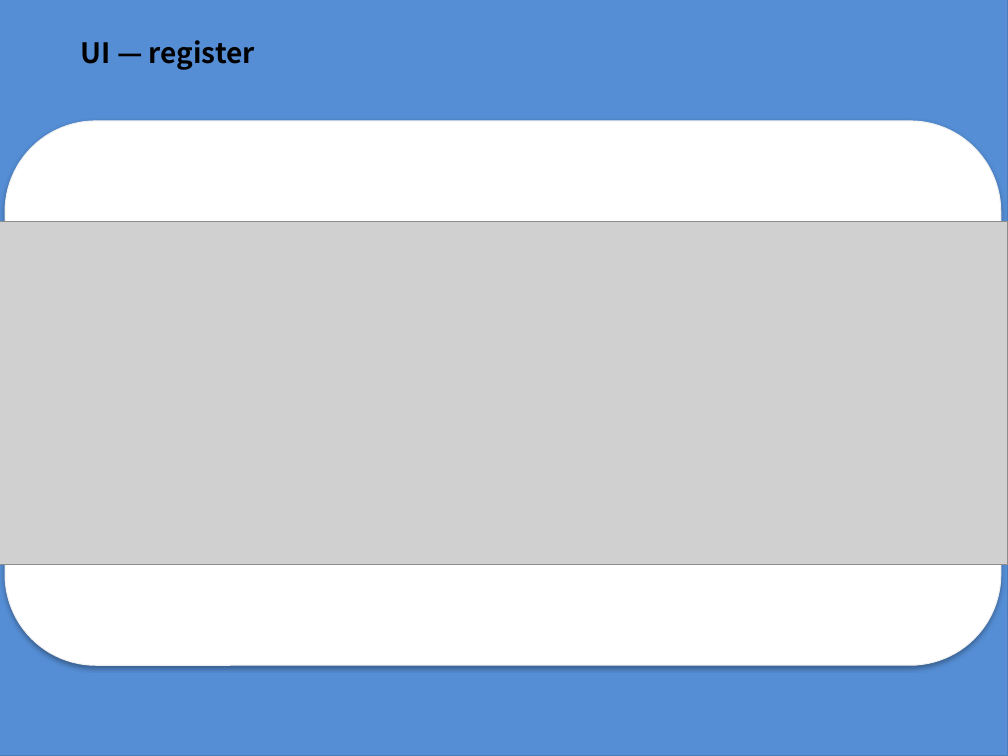
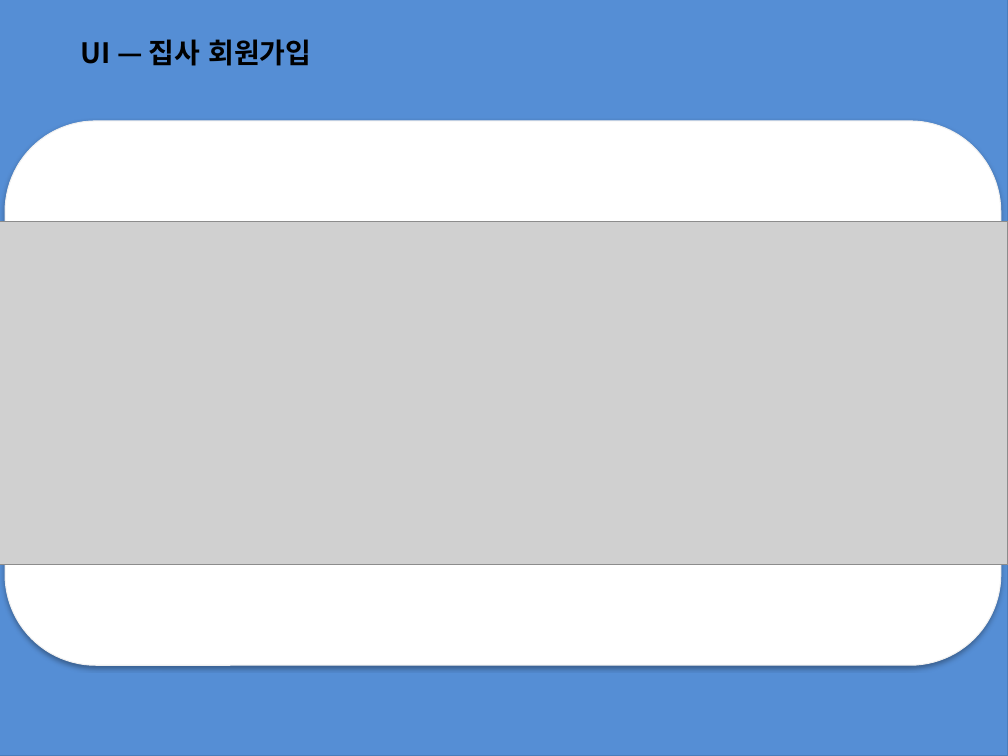
Before and after one commit to jwbaik98/project, a slide deck: slide 11 of 2조 프로젝트 과제(제작중).pptx. Drawn at 1008x756 pixels with LibreOffice and Linux fonts; fonts in the diff are those of the drawing; grey boxes stand for pictures. Boxes give left, top, right and bottom in pixels: in the first picture for what was removed or moved away, otherwise in the second. Text is boxed around its words. In the diff, an @@ line names an element or a change of style, - is before the commit and + after.

```diff
--- a/2조 프로젝트 과제(제작중).pptx
+++ b/2조 프로젝트 과제(제작중).pptx
@@ text at (80,39,311,66): text changed @@
-UI — register
+UI — 집사 회원가입
```
Also in this commit, not shown: 9 other slides changed.
